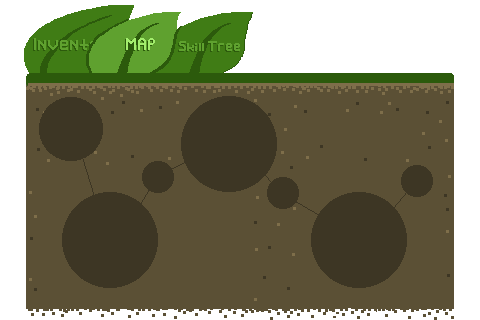
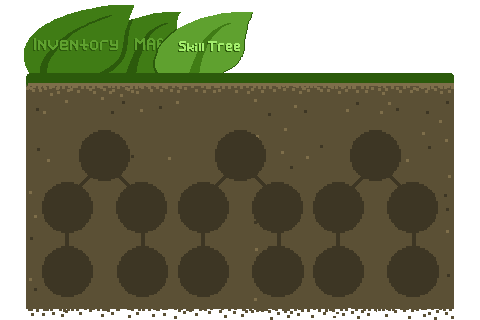
Layers edited between the first and the second 480x320 image:
hid group "Map" (14 layers) over (39, 12, 439, 297)
added group "Skill Tree" (2nd of 2) with 34 layers over (39, 12, 439, 297)
added group "Tree1" with 12 layers in group "Skill Tree" over (42, 130, 416, 297)
added layer "Layer 12" (1st of 3, in "Skill Tree" › "Tree1") in group "Tree1" over (104, 154, 168, 297)
added layer "Layer 11" (1st of 3, in "Skill Tree" › "Tree1") in group "Tree1" over (42, 246, 93, 297)
added layer "Layer 10" (1st of 3, in "Skill Tree" › "Tree1") in group "Tree1" over (116, 182, 167, 233)
added layer "Layer 8" (1st of 3, in "Skill Tree" › "Tree1") in group "Tree1" over (42, 182, 93, 233)
added layer "Layer 5" (1st of 3, in "Skill Tree" › "Tree1") in group "Tree1" over (79, 130, 130, 181)
added group "Tree2" with 8 layers in group "Skill Tree" over (196, 130, 439, 297)
added layer "Layer 12 copy 4" in group "Tree2" over (196, 154, 241, 285)
added layer "Layer 12 copy 2" in group "Tree2" over (375, 154, 439, 297)
added layer "Layer 12 copy" in group "Tree2" over (240, 154, 304, 297)
added layer "Layer 12" (2nd of 3, in "Skill Tree" › "Tree2") in group "Tree2" over (387, 246, 438, 297)
added layer "Layer 11" (2nd of 3, in "Skill Tree" › "Tree2") in group "Tree2" over (313, 246, 364, 297)
added layer "Layer 10" (2nd of 3, in "Skill Tree" › "Tree2") in group "Tree2" over (387, 182, 438, 233)
added layer "Layer 8" (2nd of 3, in "Skill Tree" › "Tree2") in group "Tree2" over (313, 182, 364, 233)
added group "Tree3" with 6 layers in group "Skill Tree" over (178, 130, 378, 297)
added layer "Layer 12 copy 5" in group "Tree3" over (330, 155, 378, 282)
added layer "TabEdits copy" in group "Skill Tree" over (86, 12, 253, 73)
added layer "tabs copy" in group "Skill Tree" over (86, 12, 253, 73)
added layer "speckles copy" in group "Skill Tree" over (39, 97, 439, 297)
added layer "bg copy" in group "Skill Tree" over (39, 96, 439, 297)
…and 10 more changes (10 added)
